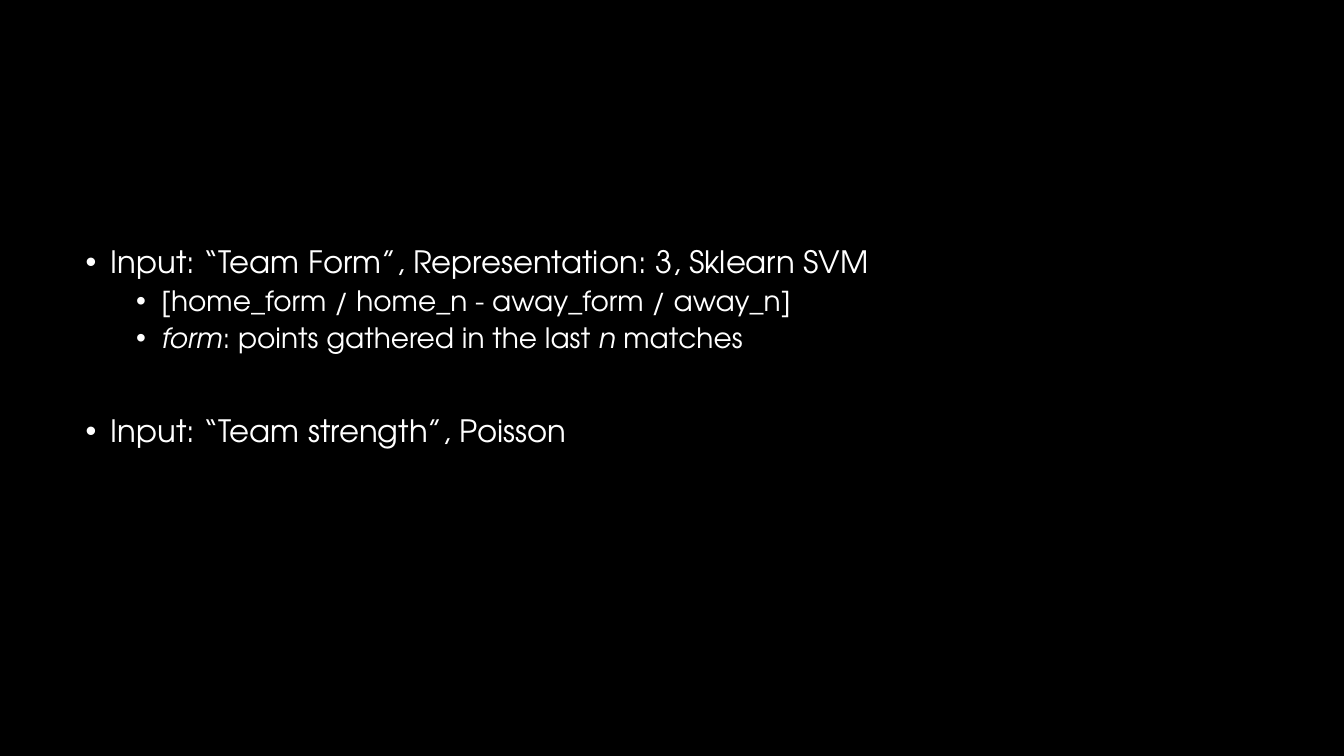
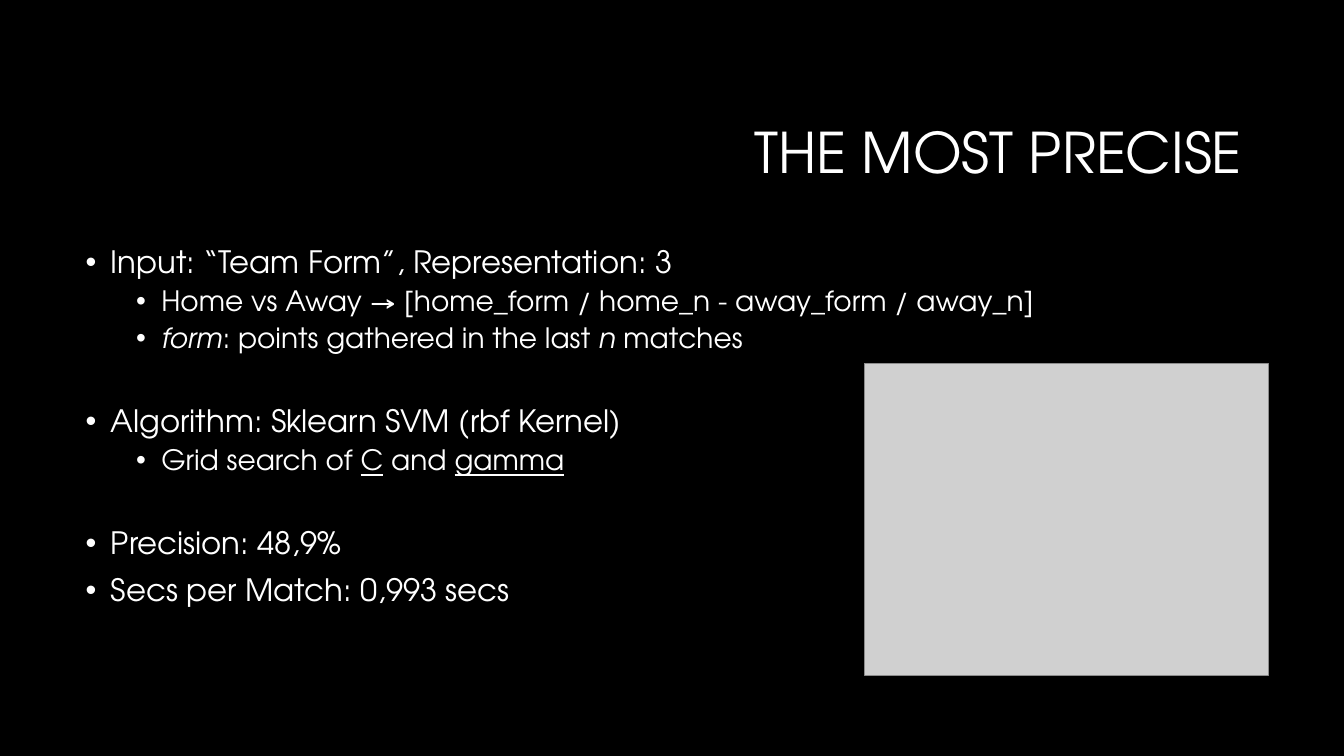
Before and after one commit to P1Analytics/DataMining-Football-Match-Prediction, a slide deck: slide 12 of TODO/spa_presentation.pptx. Drawn at 1344x756 pixels with LibreOffice and Linux fonts; fonts in the diff are those of the drawing; grey boxes stand for pictures; background and template pictures are left out. Boxes give left, top, right and bottom in pixels: in the first picture for what was removed or moved away, otherwise in the second. Text is boxed around its words. In the diff, an @@ line names an element or a change of style, - is before the commit and + after.

```diff
--- a/TODO/spa_presentation.pptx
+++ b/TODO/spa_presentation.pptx
@@ title added at (754,131,1242,174), 40 pt, text #FFFFFF @@
+THE MOST PRECISE
@@ text at (111,250,1033,318): text changed; size 22 to 20 pt @@
-• Input: “Team Form”, Representation: 3, Sklearn SVM
-  • [home_form / home_n - away_form / away_n]
+• Input: “Team Form”, Representation: 3
+  • Home vs Away → [home_form / home_n - away_form / away_n]
@@ picture added at (865,364,1269,676) @@
@@ text at (111,409,620,607): text changed @@
-• Input: “Team strength”, Poisson
+• Algorithm: Sklearn SVM (rbf Kernel)
+  • Grid search of C and gamma
+• Precision: 48,9%
+• Secs per Match: 0,993 secs
```
Also in this commit, not shown: 1 other slide changed, 1 slide added, 10 other files.
